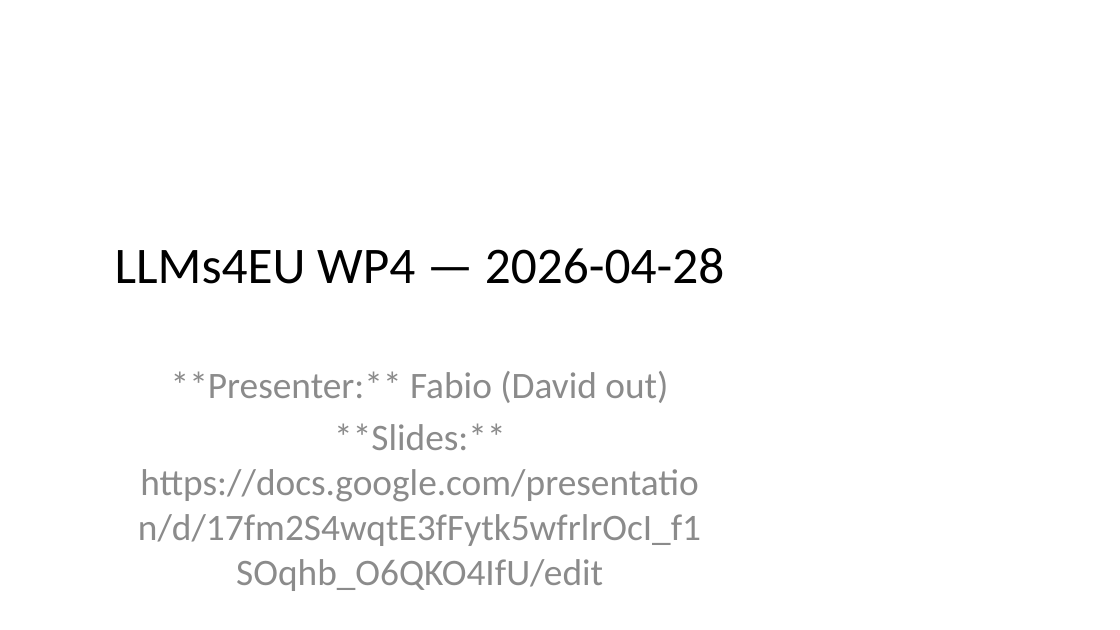
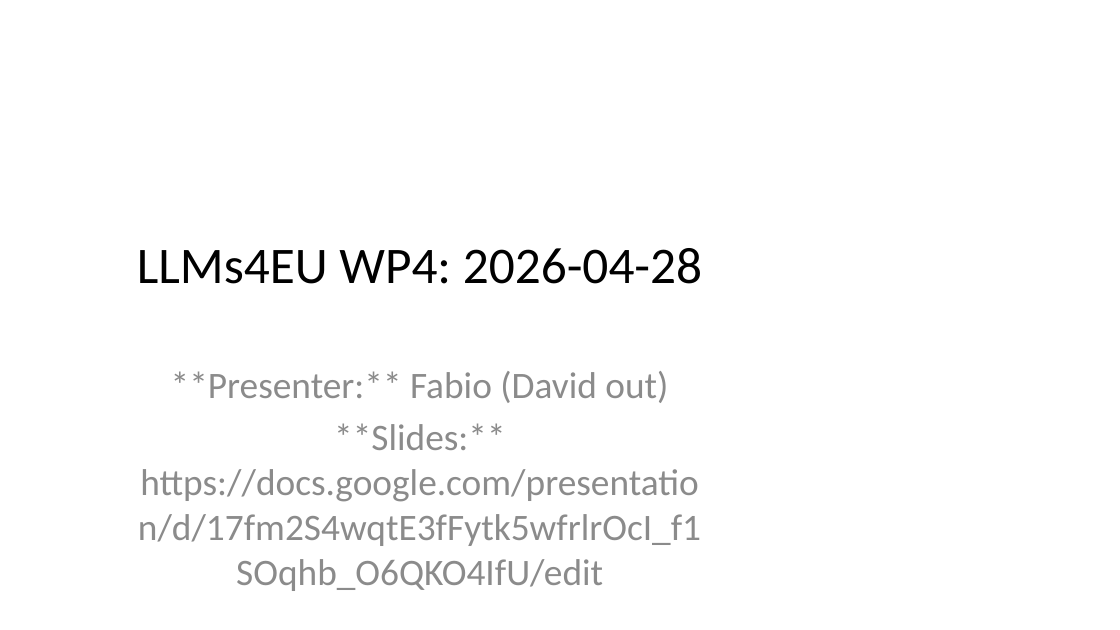
Before and after one commit to ferreirafabio/open-instruct, a slide deck: slide 1 of oellm/meetings/llms4eu_wp4/2026-04-28.pptx. Drawn at 1120x630 pixels with LibreOffice and Linux fonts; fonts in the diff are those of the drawing. Boxes give left, top, right and bottom in pixels: in the first picture for what was removed or moved away, otherwise in the second. Text is boxed around its words. In the diff, an @@ line names an element or a change of style, - is before the commit and + after.

```diff
--- a/oellm/meetings/llms4eu_wp4/2026-04-28.pptx
+++ b/oellm/meetings/llms4eu_wp4/2026-04-28.pptx
@@ title at [137,248,702,284]: text changed @@
-LLMs4EU WP4 — 2026-04-28
+LLMs4EU WP4: 2026-04-28
```
Also in this commit, not shown: 6 other slides changed, 2 other files.
